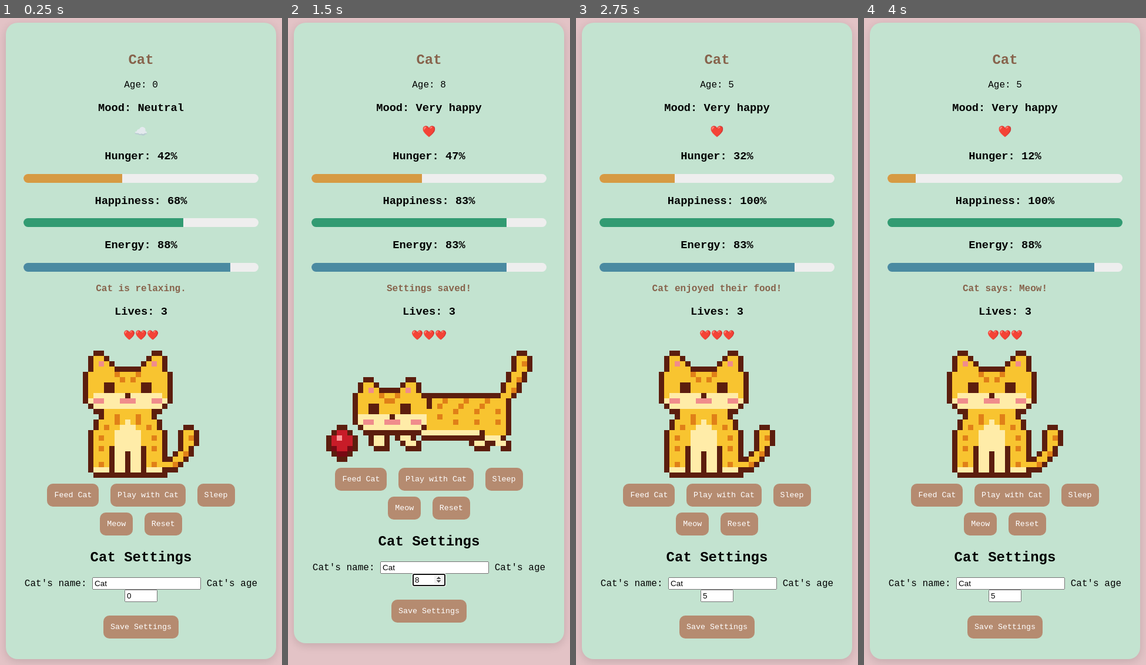
Above: before the commit, frames 1-4 (left to right).
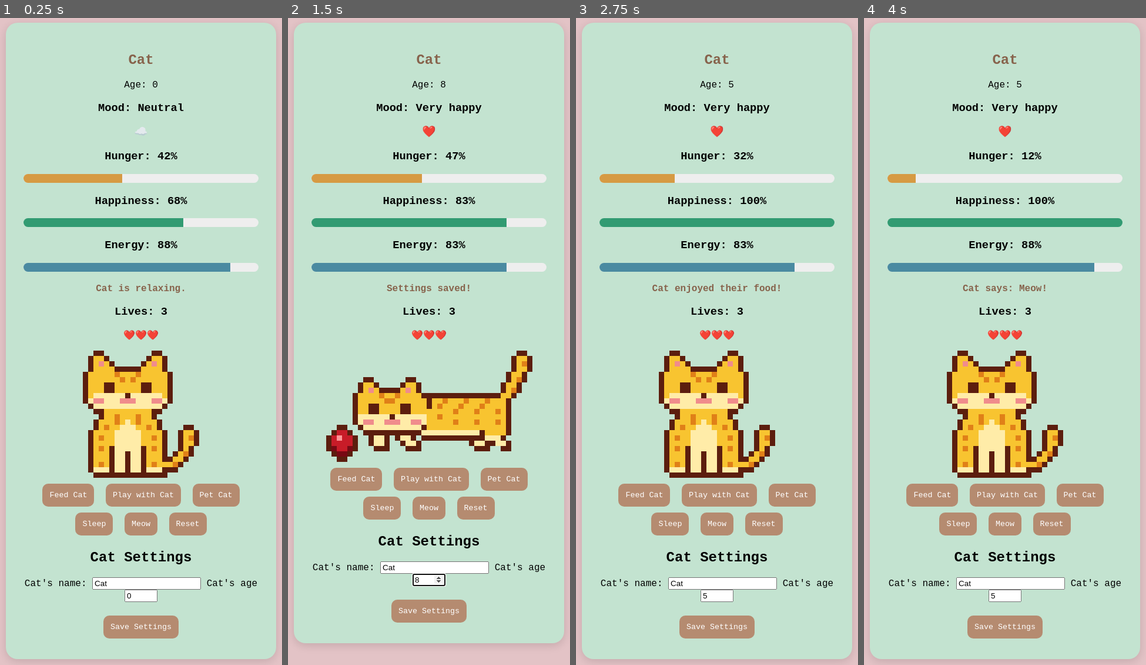
Above: after the commit, the same moments.

Repository: nannaellaraun/cat-game
Game: browser game, page index.html
Two runs of this game, one before a commit and one after it. Both use one fixed random seed, a clock stepped at 60 frames per second and the inputs below.
Inputs (mouse positions are in pixels of both pictures, inside the frame that each line leads up to):
- Up to frame 1 (0.25 s): no input
- Up to frame 2 (1.5 s): click "Play with Cat" at 0.27 s; click (429, 580) at 1.27 s; type "8" at 1.27 s; tap Enter at 1.3 s
- Up to frame 3 (2.75 s): click (717, 580) at 1.87 s; type "5" at 1.87 s; tap Enter at 1.9 s; click "Play with Cat" at 2.02 s; click "Feed Cat" at 2.47 s
- Up to frame 4 (4 s): click "Feed Cat" at 3.07 s; click "Meow" at 3.67 s

The runs differ from the first frame. In frame 1, 1.7% of the frame differs, in the area x 15-85%, y 71-80%; in frame 2, 1.7%; in frame 3, 1.7%; in frame 4, 1.7%.

Commit message:
Add pet button with angry cat after too much petting
Co-Authored-By: Claude Opus 5.5 <noreply@anthropic.com>

Diff:
--- a/game.js
+++ b/game.js
@@ -9,7 +9,11 @@
   playing: "playing.png",
   sad: "sad-losesaheart.png",
   sleepy: "sleepy-sleeping.png",
+  angry: "angry.png",
 };
+
+const PETS_BEFORE_ANGRY = 5; // the 6th pet in a row annoys the cat
+const CALM_DOWN_MS = 10 * 1000; // an angry cat calms down after 10 seconds of no petting
 
 // ---------- State ----------
 
@@ -20,6 +24,8 @@
     energy: 90,
     lives: 3,
     activity: "neutral",
+    petStreak: 0, // how many times in a row the cat has been petted
+    angryUntil: 0, // time (ms) when an angry cat calms down
     message: name + " is relaxing.",
   };
 }
@@ -73,6 +79,21 @@
     cat.energy = up(cat.energy, 30);
     cat.message = cat.name + " is taking a nap.";
   },
+  pet() {
+    cat.petStreak += 1;
+    if (cat.petStreak > PETS_BEFORE_ANGRY) {
+      cat.activity = "angry";
+      cat.happiness = down(cat.happiness, 15);
+      cat.message = cat.name + " has had enough petting!";
+      // Every pet while angry restarts the countdown.
+      cat.angryUntil = Date.now() + CALM_DOWN_MS;
+      scheduleCalmDown();
+    } else {
+      cat.activity = "neutral";
+      cat.happiness = up(cat.happiness, 5);
+      cat.message = cat.name + " purrs.";
+    }
+  },
   meow() {
     cat.activity = "neutral";
     cat.happiness = up(cat.happiness, 5);
@@ -106,7 +127,22 @@
   }
 }
 
+// After CALM_DOWN_MS without petting, an angry cat is happy to be petted again.
+function scheduleCalmDown() {
+  setTimeout(() => {
+    if (cat.activity === "angry" && Date.now() >= cat.angryUntil) {
+      cat.activity = "neutral";
+      cat.petStreak = 0;
+      cat.message = cat.name + " has calmed down.";
+      saveState();
+      render();
+    }
+  }, Math.max(0, cat.angryUntil - Date.now()));
+}
+
 function doAction(name) {
+  // Doing anything else breaks the petting streak; time passing doesn't.
+  if (name !== "pet" && name !== "timePassed") cat.petStreak = 0;
   actions[name]();
   applyRules();
   saveState();
@@ -126,6 +162,7 @@
 }
 
 function chooseImage(moodNames) {
+  if (cat.activity === "angry") return IMAGES.angry;
   if (cat.activity === "playing") return IMAGES.playing;
   if (cat.activity === "sleeping") return IMAGES.sleepy;
   if (cat.lives < 3 || moodNames.includes("Sad")) return IMAGES.sad;
@@ -192,6 +229,9 @@
 // Opening the page counts as time passing.
 doAction("timePassed");
 
+// If the page was closed while the cat was angry, let it calm down.
+if (cat.activity === "angry") scheduleCalmDown();
+
 setInterval(() => {
   if (cat.lives > 0) doAction("timePassed");
 }, TICK_MS);
--- a/index.html
+++ b/index.html
@@ -36,6 +36,7 @@
     <div class="actions">
       <button data-action="feed">Feed <span class="name"></span></button>
       <button data-action="play">Play with <span class="name"></span></button>
+      <button data-action="pet">Pet <span class="name"></span></button>
       <button data-action="sleep">Sleep</button>
       <button data-action="meow">Meow</button>
       <button data-action="reset">Reset</button>
Binary file added: angry.png
